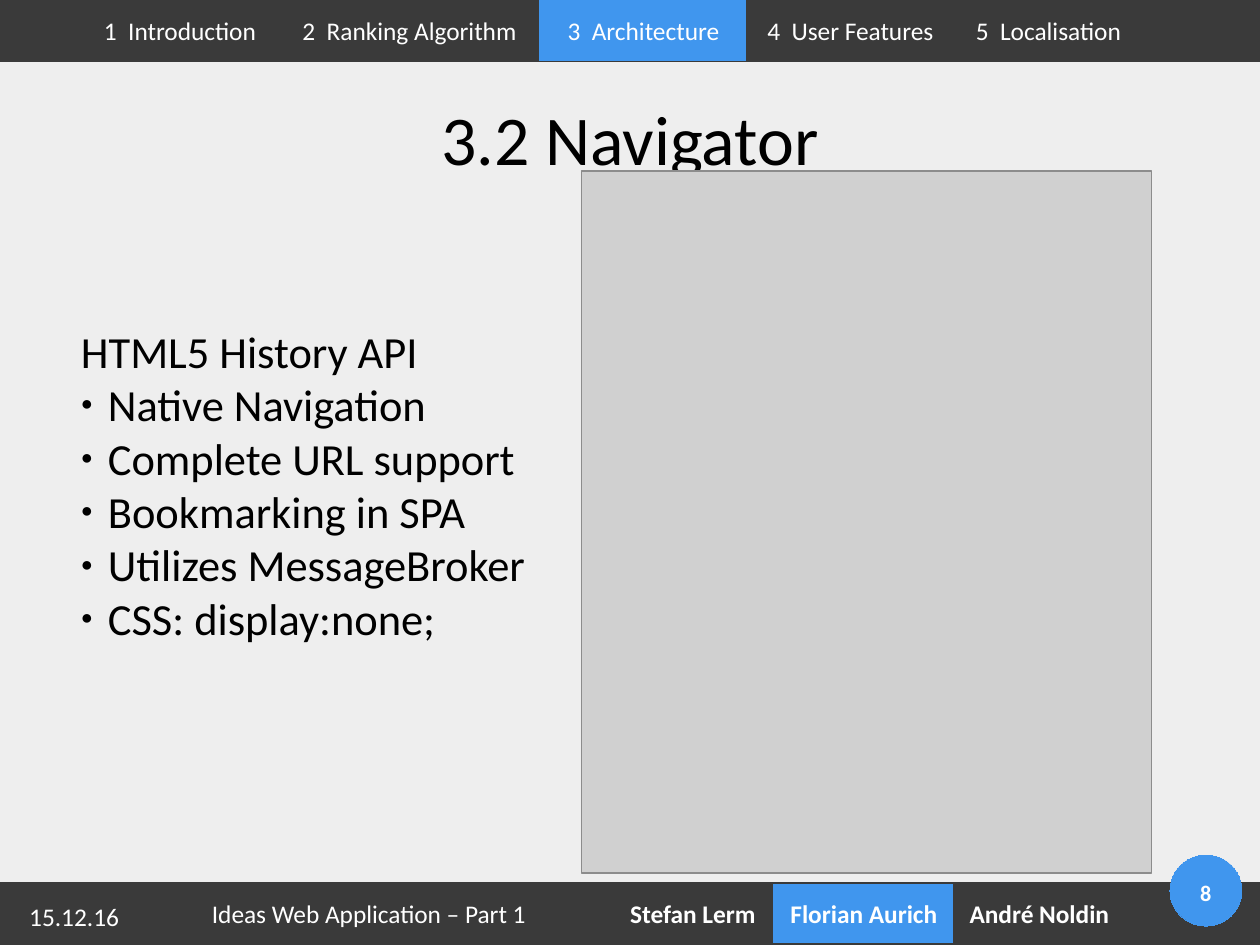
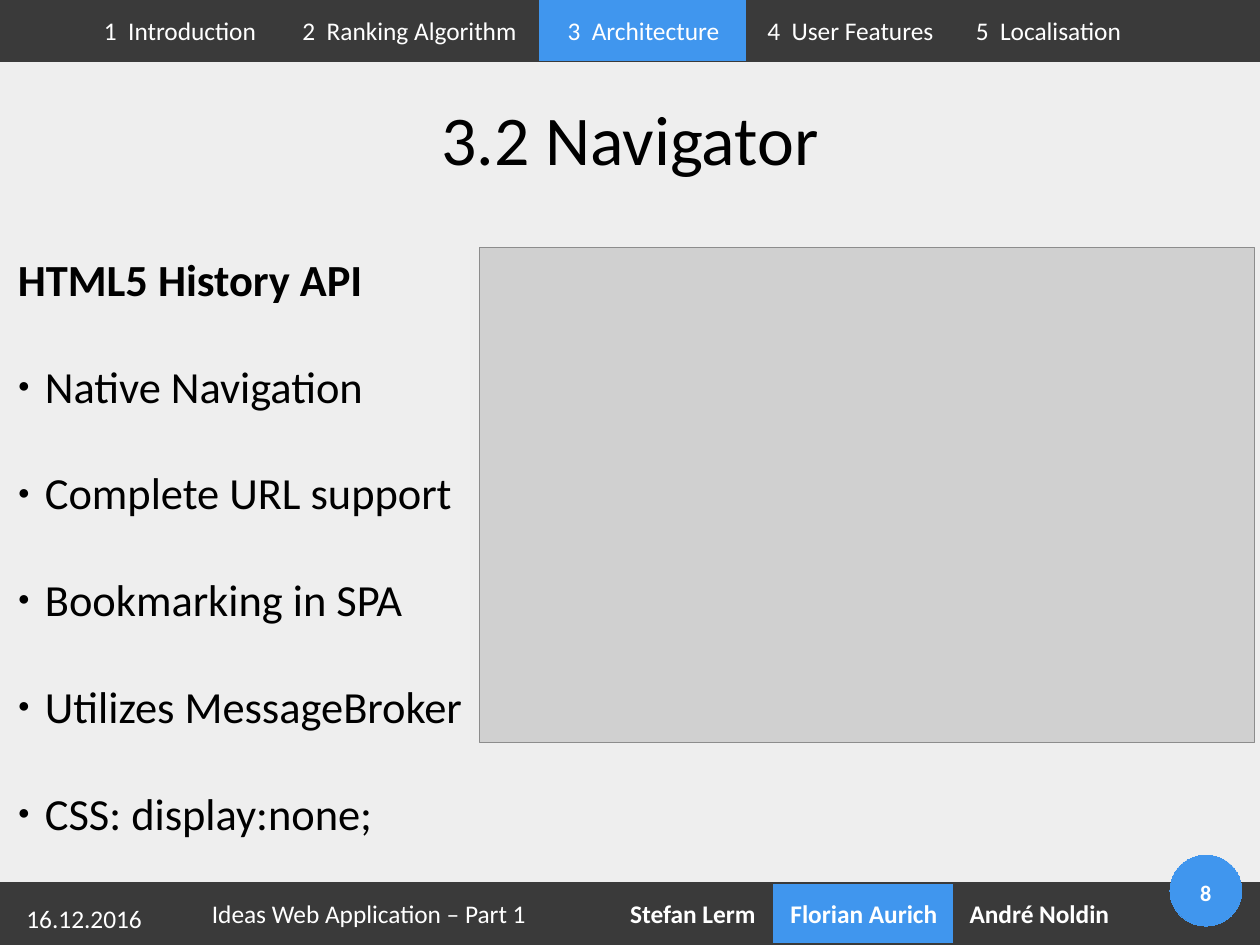
Before and after one commit to Geopras/IdeaWatcher, a slide deck: slide 8 of presentation/part1.odp. Drawn at 1260x945 pixels with LibreOffice and Linux fonts; fonts in the diff are those of the drawing; grey boxes stand for pictures; background and template pictures are left out. Boxes give left, top, right and bottom in pixels: in the first picture for what was removed or moved away, otherwise in the second. Text is boxed around its words. In the diff, an @@ line names an element or a change of style, - is before the commit and + after.

```diff
--- a/presentation/part1.odp
+++ b/presentation/part1.odp
@@ text at (18, 264, 362, 303): bold on in "HTML5 History API" @@
@@ text "HTML5 History API": place and size @@
-text "HTML5 History API" at (81, 337, 525, 643)
+text "HTML5 History API" at (18, 264, 462, 838)
@@ picture: place and size @@
-picture at (582, 172, 1153, 874)
+picture at (480, 248, 1255, 743)
@@ text at (26, 911, 141, 928): text changed @@
-15.12.16
+16.12.2016
```
Also in this commit, not shown: 12 other slides changed, 4 other files.
